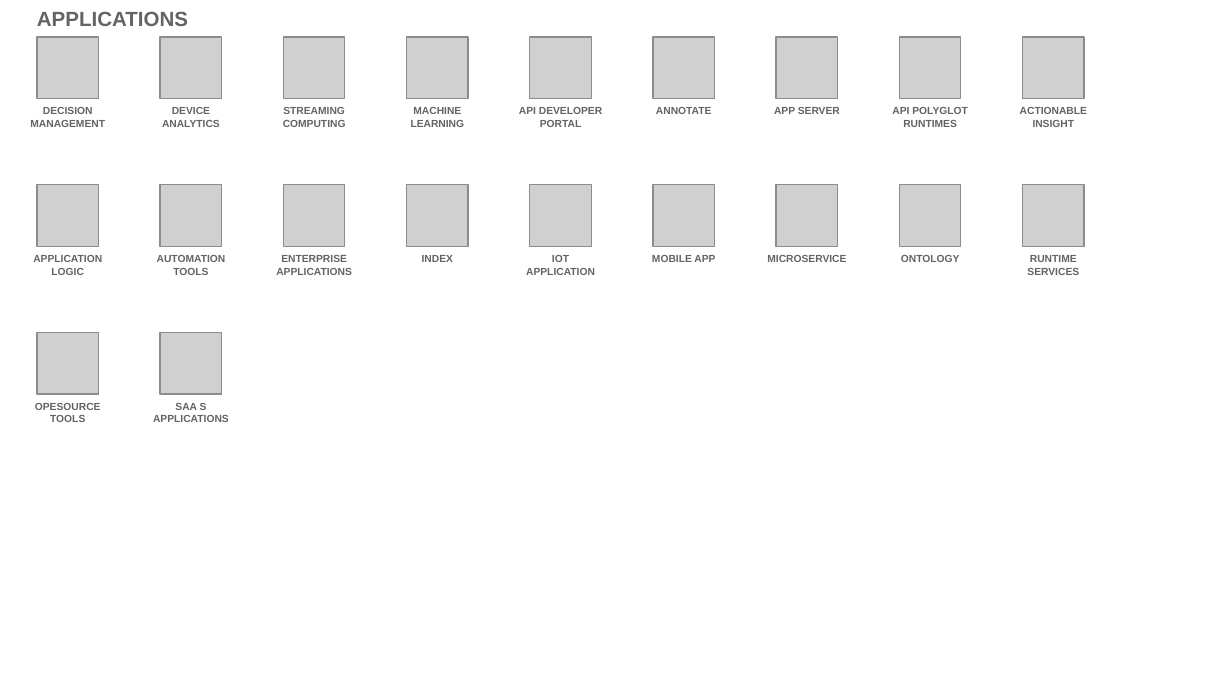
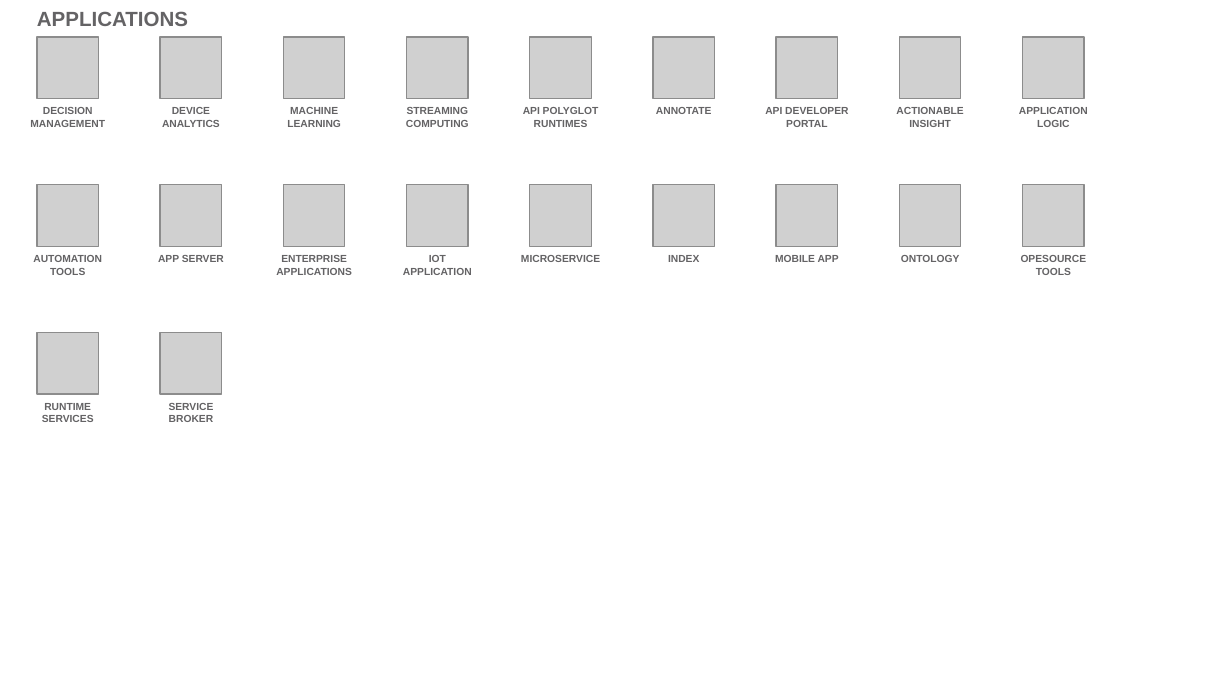
Before and after one commit to l2fprod/myarchitecture, a slide deck: slide 14 of mycatalog-architecture-diagram-template.pptx. Drawn at 1232x693 pixels with LibreOffice and Linux fonts; fonts in the diff are those of the drawing; grey boxes stand for pictures. Boxes give left, top, right and bottom in pixels: in the first picture for what was removed or moved away, otherwise in the second. Text is boxed around its words. In the diff, an @@ line names an element or a change of style, - is before the commit and + after.

```diff
--- a/mycatalog-architecture-diagram-template.pptx
+++ b/mycatalog-architecture-diagram-template.pptx
@@ text "STREAMING COMPUTING": place and size @@
-text "STREAMING COMPUTING" at bbox=[283, 107, 346, 127]
+text "STREAMING COMPUTING" at bbox=[406, 107, 469, 127]
@@ text at bbox=[523, 107, 599, 127]: text changed @@
-API DEVELOPER PORTAL
+API POLYGLOT RUNTIMES
@@ text at bbox=[765, 107, 848, 127]: text changed @@
-APP SERVER
+API DEVELOPER PORTAL
@@ 4 texts: place and size @@
-4 texts at bbox=[157, 107, 1087, 275]
+4 texts at bbox=[33, 107, 963, 275]
@@ text removed at bbox=[892, 107, 968, 127] @@
-API POLYGLOT RUNTIMES
@@ text "APPLICATION LOGIC": place and size @@
-text "APPLICATION LOGIC" at bbox=[33, 255, 102, 275]
+text "APPLICATION LOGIC" at bbox=[1019, 107, 1088, 127]
@@ text added at bbox=[158, 255, 224, 262], 6 pt, text #646365, bold @@
+APP SERVER
@@ text "MICROSERVICE": place and size @@
-text "MICROSERVICE" at bbox=[767, 255, 846, 262]
+text "MICROSERVICE" at bbox=[521, 255, 600, 262]
@@ text "INDEX": place and size @@
-text "INDEX" at bbox=[422, 255, 453, 262]
+text "INDEX" at bbox=[668, 255, 699, 262]
@@ text "MOBILE APP": place and size @@
-text "MOBILE APP" at bbox=[652, 255, 715, 262]
+text "MOBILE APP" at bbox=[775, 255, 839, 262]
@@ text at bbox=[1021, 255, 1087, 275]: text changed @@
-RUNTIME SERVICES
+OPESOURCE TOOLS
@@ text at bbox=[42, 403, 94, 422]: text changed @@
-OPESOURCE TOOLS
+RUNTIME SERVICES
@@ text at bbox=[169, 403, 214, 422]: text changed @@
-SAA S APPLICATIONS
+SERVICE BROKER
```
Also in this commit, not shown: 13 other slides changed.
